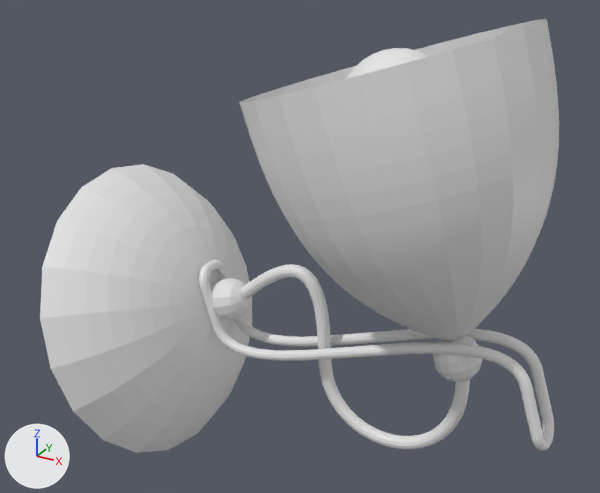
What one commit did to the OBJ model resources/models/Normalized/DeskLamp/D00759.obj.
One viewpoint serves both versions: a 50 mm lens placed at (0.712, -1.317, 0.675), pointed at (-0.013, 0.001, 0.016). The axes (+X, +Y, +Z) are drawn at lower left. The lights are the same throughout. Where no turn or scale is listed for an object, it has been applied to the vertices.

Objects in the first picture: 'D00759'.
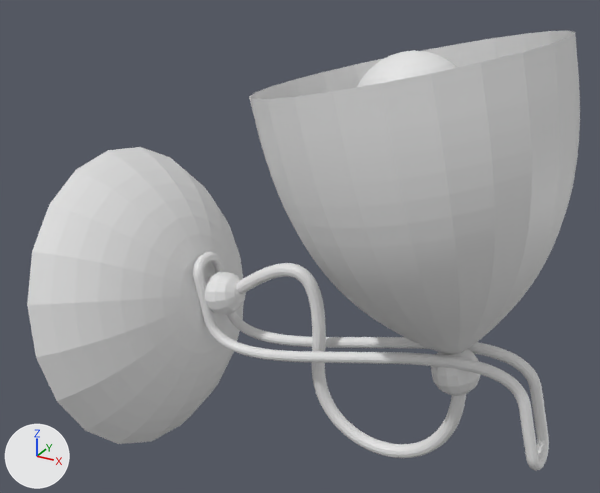
Boxes (x1, y1, x2, y2) around the edits, measured in the pictures (600 x 493 px; the box of a moved part takes in the faces that stretch with it):
'D00759', reshaped (7% wider): before (40, 19, 559, 453); after (27, 30, 580, 471)
part 1 of me_d00759, moved or reshaped: before (239, 19, 559, 341); after (249, 30, 580, 354)
part 2 of me_d00759, moved or reshaped: before (346, 48, 428, 79); after (357, 50, 457, 87)
part 3 of me_d00759, moved or reshaped: before (433, 335, 483, 382); after (431, 349, 481, 396)
part 4 of me_d00759, moved or reshaped: before (40, 164, 252, 453); after (27, 147, 244, 444)
part 5 of me_d00759, moved or reshaped: before (211, 278, 251, 320); after (205, 272, 246, 315)
part 6 of me_d00759, moved or reshaped: before (199, 260, 554, 451); after (193, 252, 549, 471)

The change, as a list of edits to the scene's bpy script:
```text
Change me_d00759:
    used by ob_d00759; location = (0.0, 0.0, 0.0)
    remove me_d00759.from_pydata(...)  # 5505 vertices, 10940 faces; spans x -0.487..0.513, y -0.329..0.321, z -0.516..0.477
    add me_d00759.from_pydata(...)  # 5002 vertices, 9934 faces; spans x -0.493..0.507, y -0.339..0.331, z -0.509..0.459
    me_d00759 part 1: the loose piece of 553 vertices spanning x -0.099..0.452, y -0.253..0.278, z -0.109..0.477 is turned 4.2 degrees about the y axis through the mesh origin and scaled by 1.03
    me_d00759 part 2: the loose piece of 482 vertices spanning x 0.073..0.281, y -0.098..0.11, z 0.209..0.417 is turned 4.2 degrees about the y axis through the mesh origin and scaled by 1.03
    me_d00759 part 3: the loose piece of 86 vertices spanning x 0.281..0.37, y -0.054..0.035, z -0.178..-0.088 is turned 4.2 degrees about the y axis through the mesh origin and scaled by 1.03
    me_d00759 part 4: the loose piece of 182 vertices spanning x -0.487..-0.195, y -0.329..0.321, z -0.516..0.1 is turned 4.2 degrees about the y axis through the mesh origin and scaled by 1.03
    me_d00759 part 5: the loose piece of 86 vertices spanning x -0.225..-0.135, y -0.049..0.04, z -0.184..-0.095 is turned 4.2 degrees about the y axis through the mesh origin and scaled by 1.03
    me_d00759 part 6: 3 vertices moved within x -0.146..0.319, y -0.021..0.023, z -0.27..-0.054; 4031 vertices removed from x -0.241..0.513, y -0.057..0.047, z -0.377..-0.027; 3528 vertices added at x -0.254..0.507, y -0.058..0.049, z -0.402..-0.026
```
